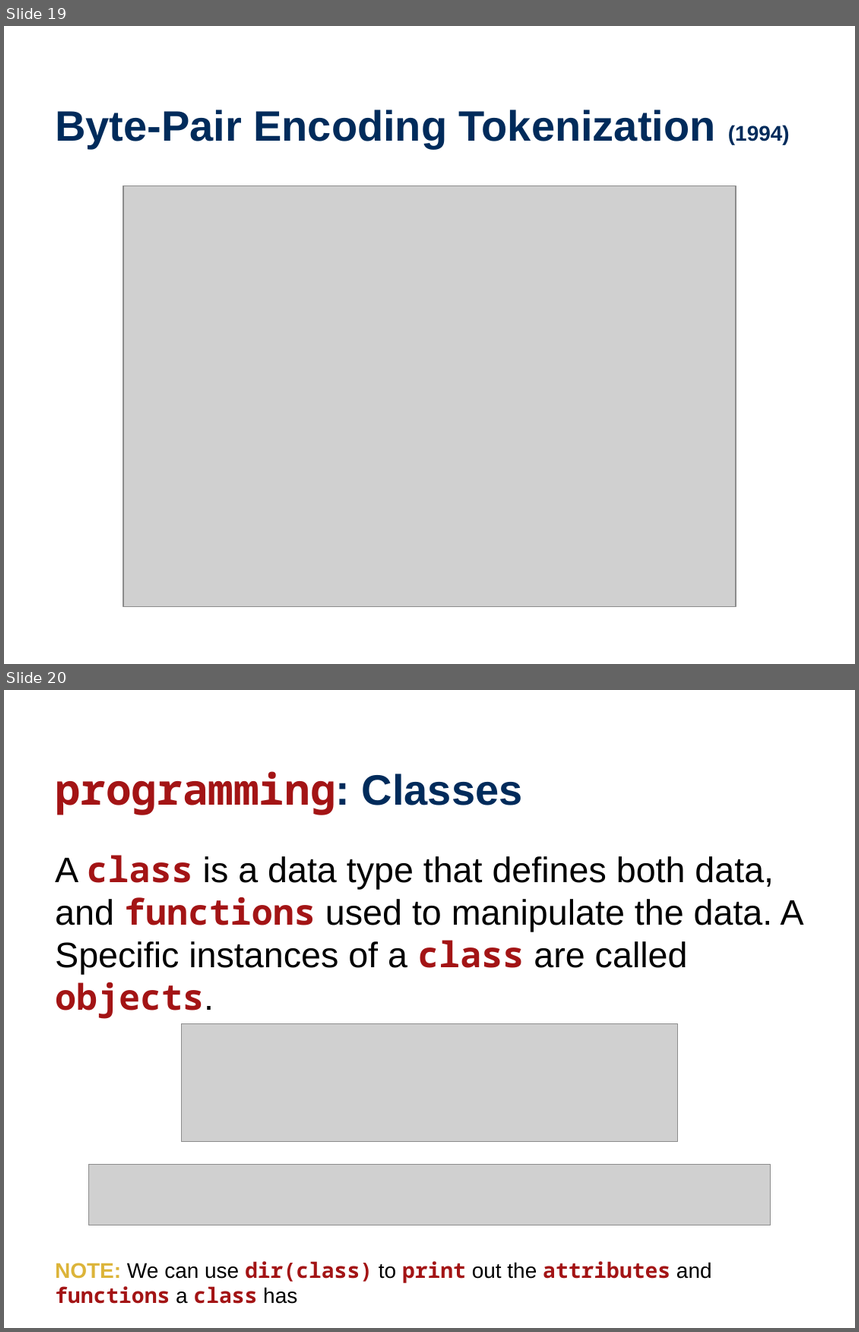
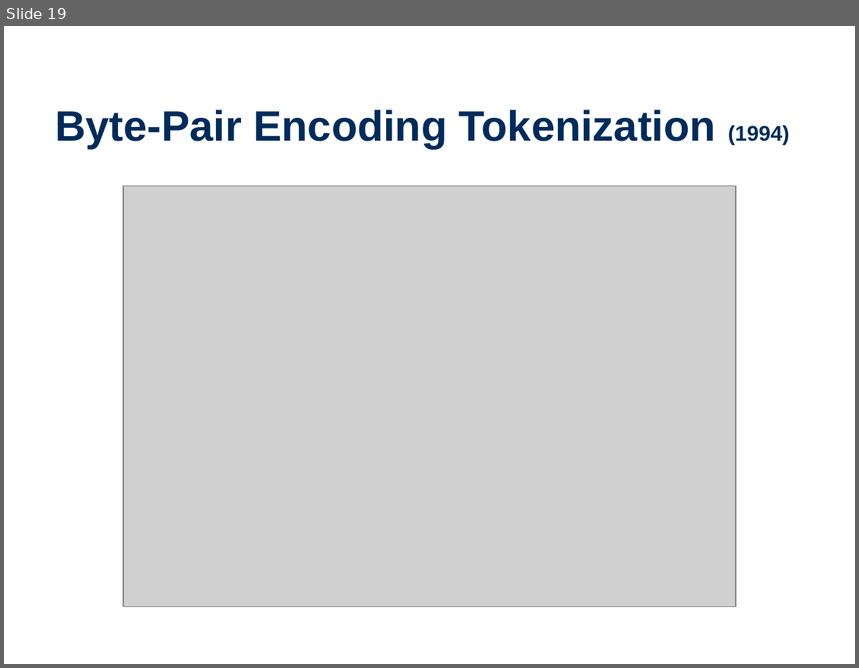
Before and after one commit to wtheisen/nd-cse-10124-lectures, a slide deck: Blank/Lecture_03_ Tokenization.pptx. Shown one above the other, each under a label of ours: slides 19 and 20 before the commit, slide 19 after it. The pictures are 859x1332 and 859x668 pixels, drawn with LibreOffice and Linux fonts; fonts in the diff are those of the drawing; grey boxes stand for pictures. Boxes give left, top, right and bottom in pixels: in the first picture for what was removed or moved away, otherwise in the second. Text is boxed around its words. In the diff, an @@ line names an element or a change of style, - is before the commit and + after.

```diff
--- a/Blank/Lecture_03_ Tokenization.pptx
+++ b/Blank/Lecture_03_ Tokenization.pptx
@@ slide 20 removed at (x1=4, y1=690, x2=855, y2=1328), background #FFFFFF @@
@@ title removed at (x1=55, y1=771, x2=523, y2=815) @@
-programming: Classes
@@ text removed at (x1=55, y1=855, x2=804, y2=1019) @@
-A class is a data type that defines both data, and functions used to manipulate the data. A Specific instances of a class are called objects.
@@ picture removed at (x1=182, y1=1024, x2=678, y2=1142) @@
@@ picture removed at (x1=88, y1=1165, x2=770, y2=1227) @@
@@ text removed at (x1=55, y1=1262, x2=712, y2=1304) @@
-NOTE: We can use dir(class) to print out the attributes and functions a class has
```
Also in this commit, not shown: 3 other slides removed, 3 other files.
